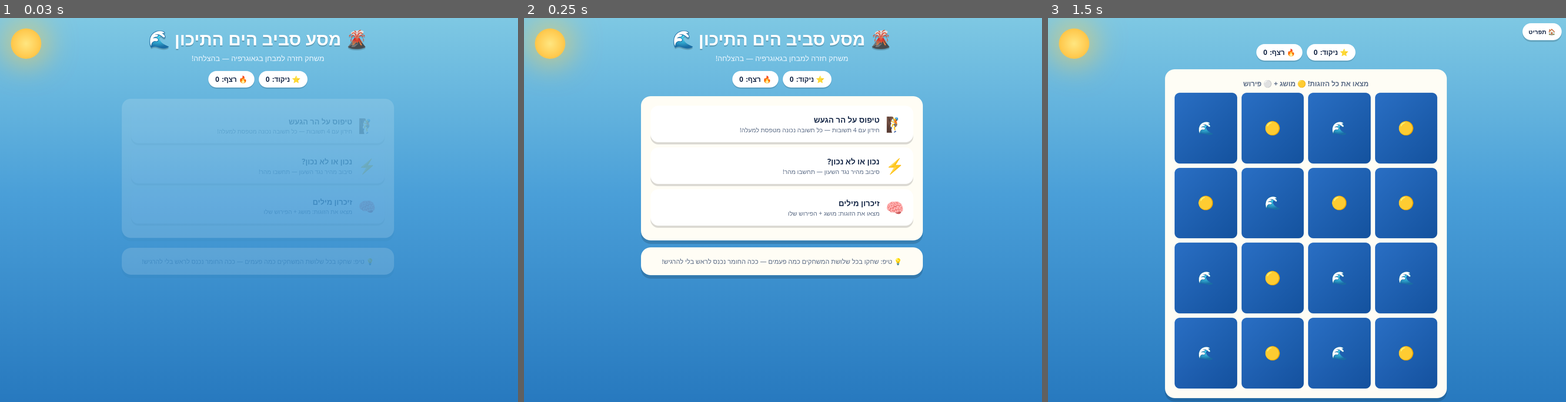
Above: before the commit, frames 1-3 (left to right).
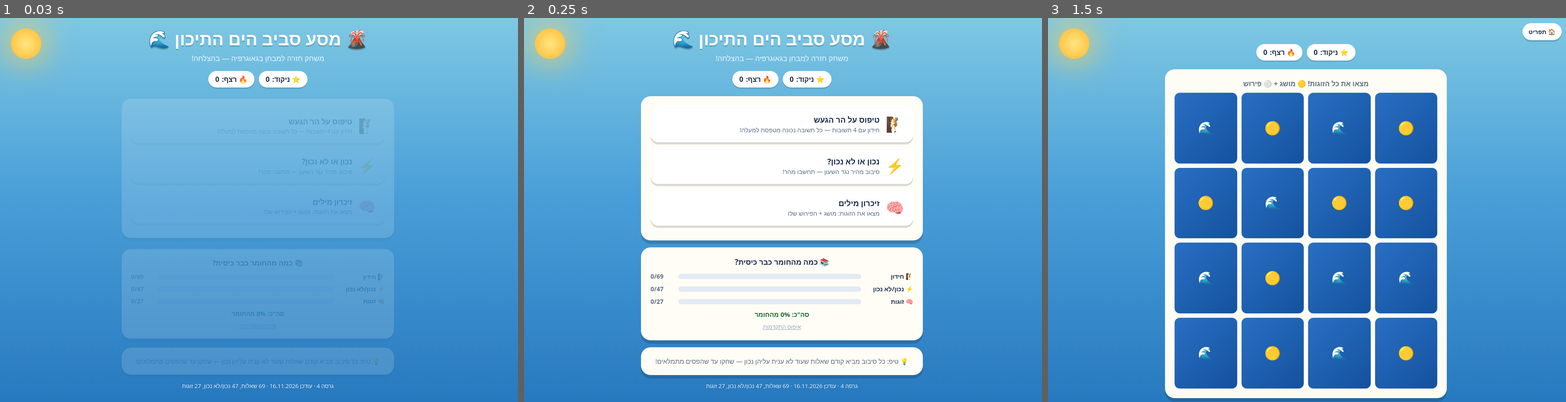
Above: after the commit, the same moments.

Repository: ohadk/homeworks-games
Game: browser game, page ido/geography/2026-11-16-mediterranean/index.html
Same seed, same stepped clock (60 frames per second), same inputs: the game is played once before the commit and once after it.
Inputs:
- Up to frame 1 (0.03 s): no input
- Up to frame 2 (0.25 s): no input
- Up to frame 3 (1.5 s): click "🧠 זיכרון מילים מצאו את הזוגות…" at 1.27 s

The runs differ from the first frame. In frame 1, 12% of the frame differs, in the area x 23-77%, y 59-97%; in frame 2, 15%, in the area x 22-77%, y 62-97%; in frame 3, nothing differs.

Commit message:
v4: visible version tag, per-kid coverage tracking persisted in localStorage, uncovered-first sampling
Co-Authored-By: Claude Fable 5 <noreply@anthropic.com>

Diff:
--- a/ido/geography/2026-11-16-mediterranean/index.html
+++ b/ido/geography/2026-11-16-mediterranean/index.html
@@ -120,6 +120,17 @@
   .result-card p { color: #5b6b85; font-size: 17px; margin-bottom: 14px; }
   .stars { font-size: 36px; letter-spacing: 6px; margin-bottom: 10px; }
 
+  .cov-title { font-weight: 800; font-size: 17px; text-align: center; margin-bottom: 12px; }
+  .cov-row { display: flex; align-items: center; gap: 8px; margin-bottom: 10px; font-size: 14px; font-weight: 700; }
+  .cov-row .lbl { width: 112px; }
+  .cov-bar { flex: 1; height: 12px; background: #e3e9f5; border-radius: 999px; overflow: hidden; }
+  .cov-bar > div { height: 100%; background: linear-gradient(90deg, #35c759, #9be15d); border-radius: 999px; width: 0; transition: width .5s; }
+  .cov-pct { width: 56px; text-align: left; color: #5b6b85; }
+  .cov-total { text-align: center; margin-top: 6px; font-size: 15px; font-weight: 800; color: #156b2a; }
+  .reset-link { display: block; margin: 10px auto 0; background: none; border: none; color: #9aa7bd;
+    font-family: inherit; font-size: 13px; cursor: pointer; text-decoration: underline; }
+  .version-tag { text-align: center; color: #dceeff; font-size: 13px; margin-top: 12px; text-shadow: 0 1px 0 rgba(0,0,0,.15); }
+
   .confetti { position: fixed; top: -12px; z-index: 50; font-size: 22px; animation: fall linear forwards; pointer-events: none; }
   @keyframes fall { to { transform: translateY(110vh) rotate(720deg); } }
 
@@ -161,9 +172,18 @@
         <span>זיכרון מילים<small>מצאו את הזוגות: מושג + הפירוש שלו</small></span>
       </button>
     </div>
+    <div class="card">
+      <div class="cov-title">📚 כמה מהחומר כבר כיסית?</div>
+      <div class="cov-row"><span class="lbl">🧗 חידון</span><div class="cov-bar"><div id="covQ"></div></div><span class="cov-pct" id="covQt"></span></div>
+      <div class="cov-row"><span class="lbl">⚡ נכון/לא נכון</span><div class="cov-bar"><div id="covT"></div></div><span class="cov-pct" id="covTt"></span></div>
+      <div class="cov-row"><span class="lbl">🧠 זוגות</span><div class="cov-bar"><div id="covP"></div></div><span class="cov-pct" id="covPt"></span></div>
+      <div class="cov-total" id="covTotal"></div>
+      <button class="reset-link" onclick="resetProgress()">איפוס התקדמות</button>
+    </div>
     <div class="card" style="text-align:center; font-size:15px; color:#5b6b85;">
-      💡 טיפ: שחקו בכל שלושת המשחקים כמה פעמים — ככה החומר נכנס לראש בלי להרגיש!
+      💡 טיפ: כל סיבוב מביא קודם שאלות שעוד לא ענית עליהן נכון — שחקו עד שהפסים מתמלאים!
     </div>
+    <div class="version-tag" id="versionTag"></div>
   </div>
 
   <!-- ===== QUIZ ===== -->
@@ -444,8 +464,46 @@
 ];
 
 /* ================= STATE ================= */
-let totalScore = 0, streak = 0;
+const VERSION = "גרסה 4 · עודכן 16.11.2026";
+const store = (() => { try { return JSON.parse(localStorage.getItem("geoGameProgress") || "{}"); } catch (e) { return {}; } })();
+store.quiz = store.quiz || {}; store.tf = store.tf || {}; store.pairs = store.pairs || {}; store.score = store.score || 0;
+function saveStore() { try { localStorage.setItem("geoGameProgress", JSON.stringify(store)); } catch (e) {} }
+function markCovered(kind, key) { store[kind][key] = 1; saveStore(); renderCoverage(); }
+
+let totalScore = store.score, streak = 0;
 const $ = id => document.getElementById(id);
+
+function covCount(kind, pool, keyFn) { return pool.filter(x => store[kind][keyFn(x)]).length; }
+function renderCoverage() {
+  const sets = [
+    ["quiz", QUIZ, x => x.q, "covQ", "covQt"],
+    ["tf", TF, x => x.q, "covT", "covTt"],
+    ["pairs", PAIRS, x => x.term, "covP", "covPt"],
+  ];
+  let done = 0, total = 0;
+  sets.forEach(([kind, pool, keyFn, barId, txtId]) => {
+    const c = covCount(kind, pool, keyFn);
+    done += c; total += pool.length;
+    $(barId).style.width = (c / pool.length * 100) + "%";
+    $(txtId).textContent = c + "/" + pool.length;
+  });
+  $("covTotal").textContent = done === total
+    ? "🏆 כיסית את כל החומר! אלוף/ה!"
+    : "סה\"כ: " + Math.round(done / total * 100) + "% מהחומר";
+  $("versionTag").textContent = VERSION + " · " + QUIZ.length + " שאלות, " + TF.length + " נכון/לא נכון, " + PAIRS.length + " זוגות";
+}
+function resetProgress() {
+  if (!confirm("לאפס את כל ההתקדמות והניקוד?")) return;
+  store.quiz = {}; store.tf = {}; store.pairs = {}; store.score = 0;
+  totalScore = 0; streak = 0;
+  $("totalScore").textContent = 0; $("streak").textContent = 0;
+  saveStore(); renderCoverage();
+}
+function samplePreferUncovered(pool, keyFn, covered, n) {
+  const fresh = shuffle(pool.filter(x => !covered[keyFn(x)]));
+  const seen = shuffle(pool.filter(x => covered[keyFn(x)]));
+  return fresh.concat(seen).slice(0, n);
+}
 const screens = ["menu","quiz","tf","memory","result"];
 function show(name) {
   screens.forEach(s => $("screen-"+s).classList.toggle("hidden", s !== name));
@@ -461,6 +519,8 @@
 function addScore(n) {
   totalScore += n;
   $("totalScore").textContent = totalScore;
+  store.score = totalScore;
+  saveStore();
 }
 function setStreak(ok) {
   streak = ok ? streak + 1 : 0;
@@ -517,7 +577,7 @@
 let quizQs = [], quizIdx = 0, quizCorrect = 0;
 const QUIZ_LEN = 10;
 function startQuiz() {
-  quizQs = shuffle(QUIZ).slice(0, QUIZ_LEN);
+  quizQs = samplePreferUncovered(QUIZ, x => x.q, store.quiz, QUIZ_LEN);
   quizIdx = 0; quizCorrect = 0;
   show("quiz");
   renderQuizQ();
@@ -547,6 +607,7 @@
   });
   if (ok) {
     quizCorrect++; addScore(10 + Math.min(streak, 5) * 2); setStreak(true); sndGood();
+    markCovered("quiz", quizQs[quizIdx].q);
     $("quizFeedback").innerHTML = `✅ מעולה!<span class="fact">${fact}</span>`;
   } else {
     btn.classList.add("wrong"); setStreak(false); sndBad();
@@ -567,7 +628,7 @@
 let tfQs = [], tfIdx = 0, tfCorrect = 0, tfTimerId = null, tfTimeLeft = 0, tfLocked = false;
 const TF_LEN = 10, TF_SECONDS = 10;
 function startTF() {
-  tfQs = shuffle(TF).slice(0, TF_LEN);
+  tfQs = samplePreferUncovered(TF, x => x.q, store.tf, TF_LEN);
   tfIdx = 0; tfCorrect = 0;
   show("tf");
   renderTFQ();
@@ -595,6 +656,7 @@
   const ok = val === item.t;
   if (ok) {
     tfCorrect++; addScore(10 + Math.ceil(tfTimeLeft/10)); setStreak(true); sndGood();
+    markCovered("tf", item.q);
     $("tfFeedback").innerHTML = `✅ בול!<span class="fact">${item.fact}</span>`;
   } else {
     setStreak(false); sndBad();
@@ -613,7 +675,7 @@
 let memFirst = null, memLock = false, memMatched = 0, memPairs = [];
 const MEM_PAIRS = 8;
 function startMemory() {
-  memPairs = shuffle(PAIRS).slice(0, MEM_PAIRS);
+  memPairs = samplePreferUncovered(PAIRS, p => p.term, store.pairs, MEM_PAIRS);
   memFirst = null; memLock = false; memMatched = 0;
   const cards = shuffle(memPairs.flatMap((p, i) => [
     { id: i, text: p.term, kind: "term" },
@@ -644,6 +706,7 @@
   if (a.dataset.id === b.dataset.id) {
     a.classList.add("matched"); b.classList.add("matched");
     memMatched++; addScore(15); setStreak(true); sndGood();
+    markCovered("pairs", memPairs[a.dataset.id].term);
     if (memMatched === memPairs.length) {
       setTimeout(() => showResult({ correct: memPairs.length, total: memPairs.length,
         title: "זיכרון של אלופים!", againFn: startMemory, againLabel: "🧠 לשחק שוב" }), 600);
@@ -656,6 +719,9 @@
     }, 900);
   }
 }
+
+$("totalScore").textContent = totalScore;
+renderCoverage();
 </script>
 </body>
 </html>
Not shown, changed: ido/geography/2026-11-16-mediterranean/NOTES.md
